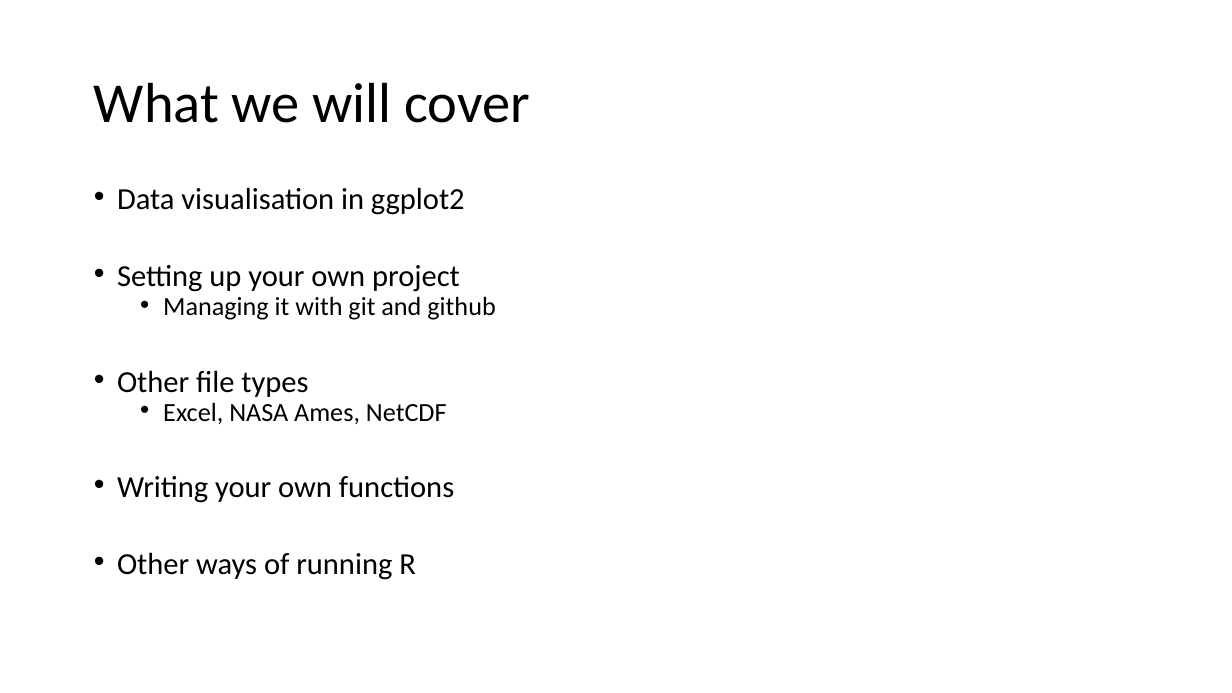
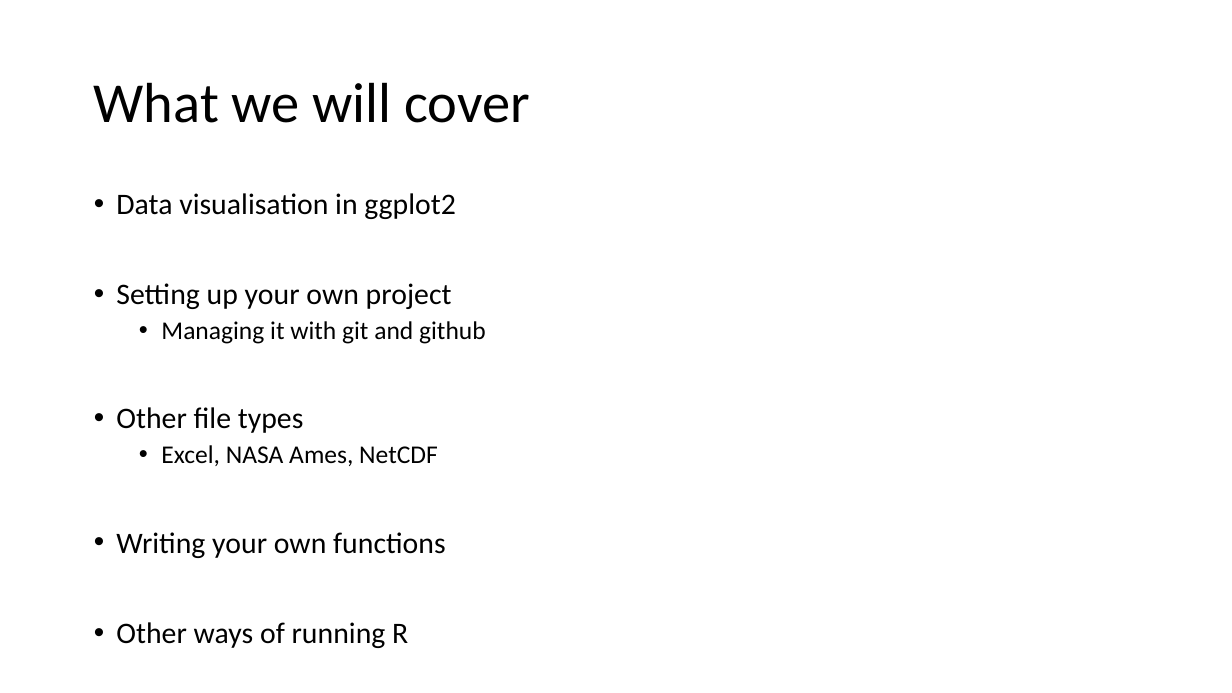
Before and after one commit to lidiaalfanti/r-course, a slide deck: slide 2 of courses/r-intro/docs/Intro to R 2023_day2.pptx. Drawn at 1232x693 pixels with LibreOffice and Linux fonts; fonts in the diff are those of the drawing. Boxes give left, top, right and bottom in pixels: in the first picture for what was removed or moved away, otherwise in the second. Text is boxed around its words. In the diff, an @@ line names an element or a change of style, - is before the commit and + after.

```diff
--- a/courses/r-intro/docs/Intro to R 2023_day2.pptx
+++ b/courses/r-intro/docs/Intro to R 2023_day2.pptx
@@ text "Data visualisation in ggplot2" at (x1=116, y1=193, x2=486, y2=648): size 23.8 to 23.2 pt in "Data visualisation in ggplot2", "Setting up your own project", "Other file types", "Writing your own functions" and 1 more places; size 20.4 to 19.9 pt in "Managing it with git and github", "Excel, NASA Ames, NetCDF"; indent changed; line spacing 0.7 to 0.9 @@
```
Also in this commit, not shown: 8 other slides changed, 2 slides added.
